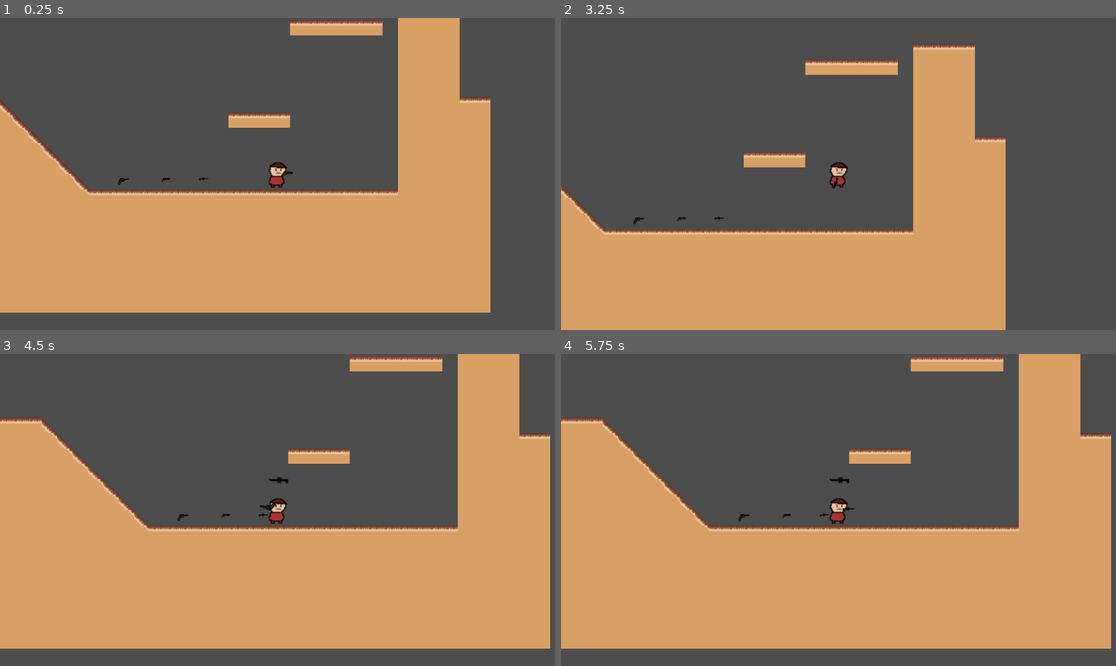
Above: before the commit, frames 1-4 (two rows, left to right).
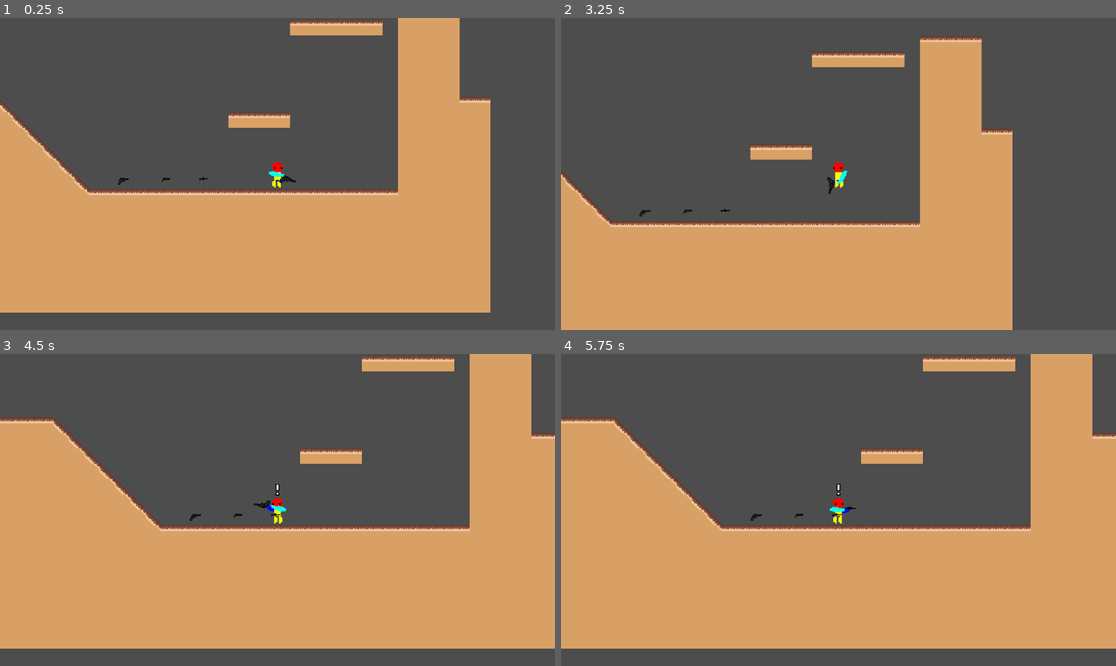
Above: after the commit, the same moments.

Repository: UVASGD/spring-2024-ricochet
Game: Godot game, scene res://scenes/world.tscn
Same seed, same stepped clock (60 frames per second), same inputs: the game is played once before the commit and once after it.
Inputs (mouse positions are in pixels of both pictures, inside the frame that each line leads up to):
- Up to frame 1 (0.25 s): no input
- Up to frame 2 (3.25 s): tap Enter (ui_accept) at 0.5, 0.77, 1.25, 1.52, 2, 2.75, 3.02 s; move the mouse to (960, 158) at 0.52 s; hold Right (ui_right) 0.53-2.03 s; tap S (Pickup) at 0.6, 2.3, 2.85 s; click (960, 158) at 0.8 s; move the mouse to (727, 189) at 1.27 s; click (727, 189) at 1.35 s; tap W (Swap) at 1.55 s; move the mouse to (894, 105) at 2.02 s; hold Left (ui_left) 2.03-2.78 s; hold W (Swap) 2.03-2.78 s; move the mouse to (810, 236) at 2.77 s; hold Right (ui_right) from 2.78 s (still down); click (810, 236) at 3.05 s
- Up to frame 3 (4.5 s): move the mouse to (444, 556) at 3.52 s; hold W (Swap) 3.53-4.28 s; click (444, 556) at 3.6 s; tap Enter (ui_accept) at 3.77 s; move the mouse to (111, 463) at 4.27 s; release Right (ui_right) at 4.28 s; hold Left (ui_left) from 4.28 s (still down); tap W (Swap) at 4.35 s
- Up to frame 4 (5.75 s): tap Enter (ui_accept) at 4.52, 5 s; tap S (Pickup) at 4.55, 5.1 s; move the mouse to (866, 510) at 5.02 s; release Left (ui_left) at 5.03 s; hold Right (ui_right) from 5.03 s (still down); click (866, 510) at 5.3 s

The runs differ from the first frame. In frame 1, 0.3% of the frame differs, in the area x 0-88%, y 1-57%; in frame 2, 7.7%, in the area x 0-82%, y 6-100%; in frame 3, 4.8%; in frame 4, 4.8%.

Commit message:
make inventory system, edit player structure

Diff:
--- a/project.godot
+++ b/project.godot
@@ -47,3 +47,7 @@
 "events": [Object(InputEventKey,"resource_local_to_scene":false,"resource_name":"","device":-1,"window_id":0,"alt_pressed":false,"shift_pressed":false,"ctrl_pressed":false,"meta_pressed":false,"pressed":false,"keycode":0,"physical_keycode":87,"key_label":0,"unicode":119,"echo":false,"script":null)
 ]
 }
+
+[rendering]
+
+textures/canvas_textures/default_texture_filter=0
--- a/scenes/player.tscn
+++ b/scenes/player.tscn
@@ -1,18 +1,21 @@
-[gd_scene load_steps=10 format=3 uid="uid://d3w74knuobnpg"]
+[gd_scene load_steps=13 format=3 uid="uid://d3w74knuobnpg"]
 
 [ext_resource type="Script" path="res://scripts/CharacterBody2D.gd" id="1_op0tq"]
 [ext_resource type="Texture2D" uid="uid://3dl3vapbbyyf" path="res://images/1stGuy.png" id="2_cb8at"]
 [ext_resource type="Script" path="res://scripts/Gun.gd" id="2_fxh18"]
+[ext_resource type="Texture2D" uid="uid://di7fly06l5131" path="res://images/TestGuyArmBack.png" id="3_dhwvp"]
+[ext_resource type="Texture2D" uid="uid://c4pbspe2er2at" path="res://images/TestGuyBodyHead.png" id="3_hd103"]
 [ext_resource type="Texture2D" uid="uid://er5wr14bks2" path="res://images/Revolver.png" id="3_m6ad3"]
+[ext_resource type="Texture2D" uid="uid://dtf63v28cxfcv" path="res://images/TestGuyArm.png" id="4_dilck"]
 [ext_resource type="PackedScene" uid="uid://bxrek0u2dplk1" path="res://scenes/gun.tscn" id="5_dfevr"]
-[ext_resource type="Texture2D" uid="uid://cyow1eps2hr8d" path="res://images/Sniper.png" id="6_6oyuk"]
+[ext_resource type="Texture2D" uid="uid://c1yqdsoa3f3n3" path="res://images/PickupIcon.png" id="6_y0nri"]
 
 [sub_resource type="CapsuleShape2D" id="CapsuleShape2D_2use6"]
 
-[sub_resource type="QuadMesh" id="QuadMesh_4nh5r"]
-
 [sub_resource type="RectangleShape2D" id="RectangleShape2D_il0p2"]
 size = Vector2(19, 26)
+
+[sub_resource type="QuadMesh" id="QuadMesh_4nh5r"]
 
 [node name="Node2D" type="Node2D"]
 
@@ -24,27 +27,29 @@
 shape = SubResource("CapsuleShape2D_2use6")
 
 [node name="Sprite2D" type="Sprite2D" parent="CharacterBody2D/CollisionShape2D"]
+visible = false
 texture = ExtResource("2_cb8at")
+
+[node name="PlayerSprite" type="Node2D" parent="CharacterBody2D/CollisionShape2D"]
+
+[node name="HeadBody" type="Sprite2D" parent="CharacterBody2D/CollisionShape2D/PlayerSprite"]
+position = Vector2(4.76837e-07, -2.32458e-06)
+scale = Vector2(1.75, 1.625)
+texture = ExtResource("3_hd103")
+
+[node name="FrontArm" type="Sprite2D" parent="CharacterBody2D/CollisionShape2D/PlayerSprite"]
+position = Vector2(-6, -2)
+texture = ExtResource("4_dilck")
+offset = Vector2(5, 2)
+
+[node name="BackArm" type="Sprite2D" parent="CharacterBody2D/CollisionShape2D/PlayerSprite"]
+z_index = -1
+position = Vector2(-1, -3)
+texture = ExtResource("3_dhwvp")
+offset = Vector2(8, 2)
 
 [node name="Camera2D" type="Camera2D" parent="CharacterBody2D"]
 zoom = Vector2(2, 2)
-
-[node name="Pivot" type="Node2D" parent="CharacterBody2D"]
-script = ExtResource("2_fxh18")
-
-[node name="Gun" type="Node2D" parent="CharacterBody2D/Pivot"]
-visible = false
-position = Vector2(12, 0)
-
-[node name="MeshInstance2D" type="MeshInstance2D" parent="CharacterBody2D/Pivot/Gun"]
-position = Vector2(4.76837e-07, 0)
-rotation = -3.15032
-scale = Vector2(12, 12.786)
-mesh = SubResource("QuadMesh_4nh5r")
-texture = ExtResource("3_m6ad3")
-
-[node name="Gun2" parent="CharacterBody2D/Pivot" instance=ExtResource("5_dfevr")]
-position = Vector2(11, 0)
 
 [node name="DownRayCast" type="RayCast2D" parent="CharacterBody2D"]
 visible = false
@@ -70,8 +75,30 @@
 debug_color = Color(0.960784, 0, 0.513726, 0.419608)
 
 [node name="PickupIcon" type="Sprite2D" parent="CharacterBody2D/PlayerPickupArea"]
-position = Vector2(-44, 5)
-texture = ExtResource("6_6oyuk")
+position = Vector2(-44, 13)
+scale = Vector2(1, 0.75)
+texture = ExtResource("6_y0nri")
+
+[node name="AnimationPlayer" type="AnimationPlayer" parent="CharacterBody2D/PlayerPickupArea/PickupIcon"]
+
+[node name="Pivot" type="Node2D" parent="CharacterBody2D"]
+position = Vector2(-2, -1)
+script = ExtResource("2_fxh18")
+
+[node name="Gun" type="Node2D" parent="CharacterBody2D/Pivot"]
+visible = false
+position = Vector2(12, 0)
+
+[node name="MeshInstance2D" type="MeshInstance2D" parent="CharacterBody2D/Pivot/Gun"]
+position = Vector2(4.76837e-07, 0)
+rotation = -3.15032
+scale = Vector2(12, 12.786)
+mesh = SubResource("QuadMesh_4nh5r")
+texture = ExtResource("3_m6ad3")
+
+[node name="Gun2" parent="CharacterBody2D/Pivot" instance=ExtResource("5_dfevr")]
+position = Vector2(15, 0)
 
 [connection signal="area_entered" from="CharacterBody2D/PlayerPickupArea" to="CharacterBody2D/Pivot" method="_on_pickup_area_area_entered"]
 [connection signal="area_exited" from="CharacterBody2D/PlayerPickupArea" to="CharacterBody2D/Pivot" method="_on_player_pickup_area_area_exited"]
+[connection signal="gun_changed" from="CharacterBody2D/Pivot" to="CharacterBody2D" method="_on_gun_changed"]
--- a/scripts/CharacterBody2D.gd
+++ b/scripts/CharacterBody2D.gd
@@ -7,6 +7,11 @@
 const VelocityInterval = 25
 const ShootInterval = 1
 var Shot = false
+
+@onready var frontArm := $"CollisionShape2D/PlayerSprite/FrontArm"
+@onready var backArm := $"CollisionShape2D/PlayerSprite/BackArm"
+
+var active_gun := 0
 
 # Get the gravity from the project settings to be synced with RigidBody nodes.
 var gravity = ProjectSettings.get_setting("physics/2d/default_gravity")
@@ -59,6 +64,14 @@
 		velocity.x = move_toward(velocity.x, 0, VelocityInterval*PlayerFriction)
 	move_and_slide()
 
+	# Trying out rotating arm stuff
+	frontArm.look_at(get_global_mouse_position())
+	backArm.look_at(get_global_mouse_position())
+	if (get_global_mouse_position().x < self.global_position.x):
+		$CollisionShape2D/PlayerSprite.scale.x = -1
+	else:
+		$CollisionShape2D/PlayerSprite.scale.x = 1
+
 func coolCalcRayCast(deg: int) -> int:
 	var power = 0
 	var raycast := $Pivot/Gun2/RayCast2D
@@ -66,7 +79,13 @@
 	if $Pivot/Gun2/RayCast2D.is_colliding():
 		var point = $Pivot/Gun2/RayCast2D.get_collision_point()
 		var distance = origin.distance_to(point)
-		power = (500-distance)
+		match active_gun:
+			0: # revolver
+				power = 500 - distance
+			1: # shotgun
+				power = 700 - distance
+			_:
+				power = 500 - distance
 	return power
 
 
@@ -119,3 +138,6 @@
 			DownPower = (500-DownDistance) #* (1-(abs(deg-90.0)/90.0))
 		return RightPower if RightPower > DownPower else DownPower
 	return 0
+
+func _on_gun_changed(gun_id):
+	active_gun = gun_id
--- a/scripts/Gun.gd
+++ b/scripts/Gun.gd
@@ -4,23 +4,24 @@
 @onready var gunSprite := $Gun2/GunSprite
 @onready var pickupIcon := $"../PlayerPickupArea/PickupIcon"
 
+var pickupableItem = null
+
+signal gun_changed(gun_id)
+
 # Weapon names to weapon ids.
 enum weapons {REVOLVER = 0, SHOTGUN = 1, SNIPER = 2}
 
 # Stores weapon IDs to boolean (whether the player has it in its inventory or not)
 var gun_storage = {}
-var active_gun = weapons.REVOLVER # <- this will make active_gun = 0
+var active_gun := weapons.REVOLVER # <- this will make active_gun = 0
 
 # Called when the node enters the scene tree for the first time.
 func _ready():
+	pickupIcon.hide()
 	for weapon_id in weapons.values():
-		pickupIcon.hide()
 		gun_storage[weapon_id] = false
-
-	gun_storage[weapons.REVOLVER] = true
-	active_gun = weapons.REVOLVER
-#	gunSprite.play(weapons.find_key(active_gun).to_lower())
-
+	gun_storage[weapons.REVOLVER] = true # start the player off with a revolver
+	swapGun(weapons.REVOLVER)
 
 # Called every frame. 'delta' is the elapsed time since the previous frame.
 func _process(delta):
@@ -30,28 +31,56 @@
 		if Input.is_action_just_pressed("Shoot"):
 			print("enemy killed")
 
-	if Input.is_action_just_pressed("Pickup"):
-		swapGun(weapons.SNIPER)
 	if Input.is_action_just_pressed("Swap"):
-		swapGun(weapons.REVOLVER)
+		print(active_gun)
+		swapGun(get_inactive_gun())
+
+	if Input.is_action_just_pressed("Pickup") and pickupableItem != null:
+		# if player already has this gun don't run logic
+		if !gun_storage[weapons[pickupableItem]]:
+			if !has_only_one_gun():
+				remove_gun(active_gun)
+			add_gun(weapons[pickupableItem])
+			swapGun(weapons[pickupableItem])
+
+func has_only_one_gun() -> bool: # used only for the beginning of the game, when the player starts with the revolver
+	var num_of_guns := 0
+	for gun in gun_storage:
+		if gun_storage[gun]:
+			num_of_guns += 1
+	return num_of_guns == 1
+
+func get_inactive_gun(): # should return the current gun if player only has one gun
+	if has_only_one_gun():
+		return active_gun
+	for gun in gun_storage:
+			if gun_storage[gun] and gun != active_gun:
+				return gun
 
 func swapGun(id: int) -> void:
+
 	# if gun_storage[id] == true:
 		active_gun = id
+		gun_changed.emit(active_gun)
 		gunSprite.play(weapons.find_key(active_gun).to_lower())
 	# else:
 		# print("Gun change failed (player does not have gun in inventory)")
 
-func add_gun(id):
+func add_gun(id: int) -> void:
 	gun_storage[id] = true
 
-func remove_gun(id):
+func remove_gun(id: int) -> void:
 	gun_storage[id] = false
 
 func _on_pickup_area_area_entered(area: Object):
 	if area.name == "PickupArea":
 		pickupIcon.show()
+		var parentName: String = area.get_parent().name
+		var gunName: String = parentName.left(parentName.find("_"))
+		pickupableItem = gunName.to_upper()
 
-func _on_player_pickup_area_area_exited(area):
+
+func _on_player_pickup_area_area_exited(area: Object):
 	if area.name == "PickupArea":
 		pickupIcon.hide()
+		pickupableItem = null
Binary file added: images/PickupIcon.png
Not shown, added: images/PickupIcon.png.import
Binary file added: images/TestGuyArm.png
Not shown, added: images/TestGuyArm.png.import
Binary file added: images/TestGuyArmBack.png
Not shown, added: images/TestGuyArmBack.png.import
Binary file added: images/TestGuyBodyHead.png
Not shown, added: images/TestGuyBodyHead.png.import
Not shown: 1 places in scenes/shotgun_pickup.tscn that only renumber resources
Not shown: 1 places in scenes/sniper_pickup.tscn that only renumber resources
Not shown: 1 places in scenes/world.tscn that only renumber resources
